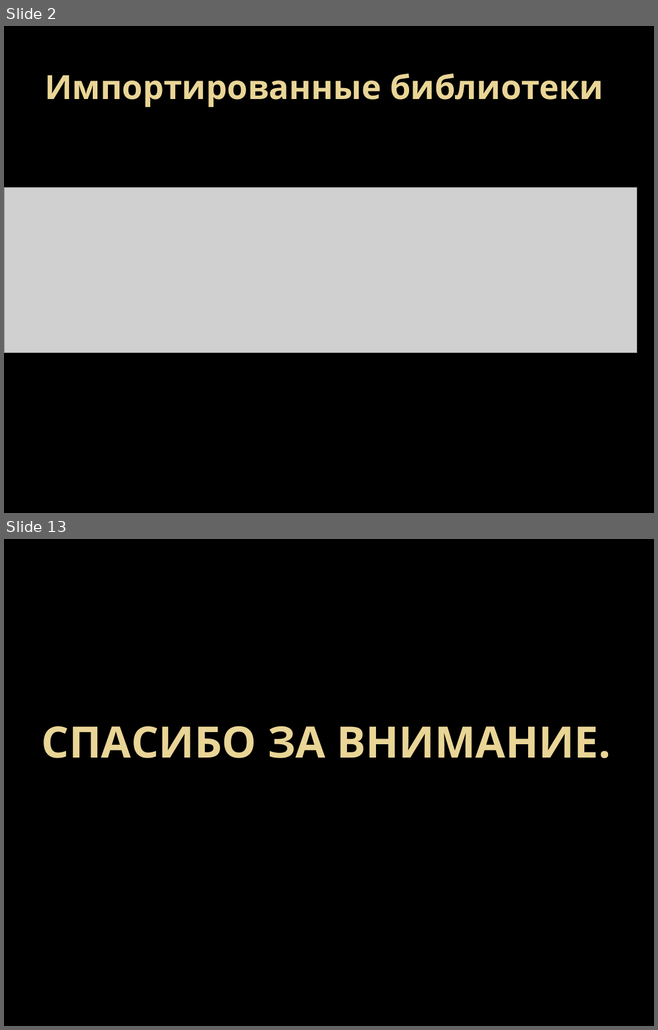
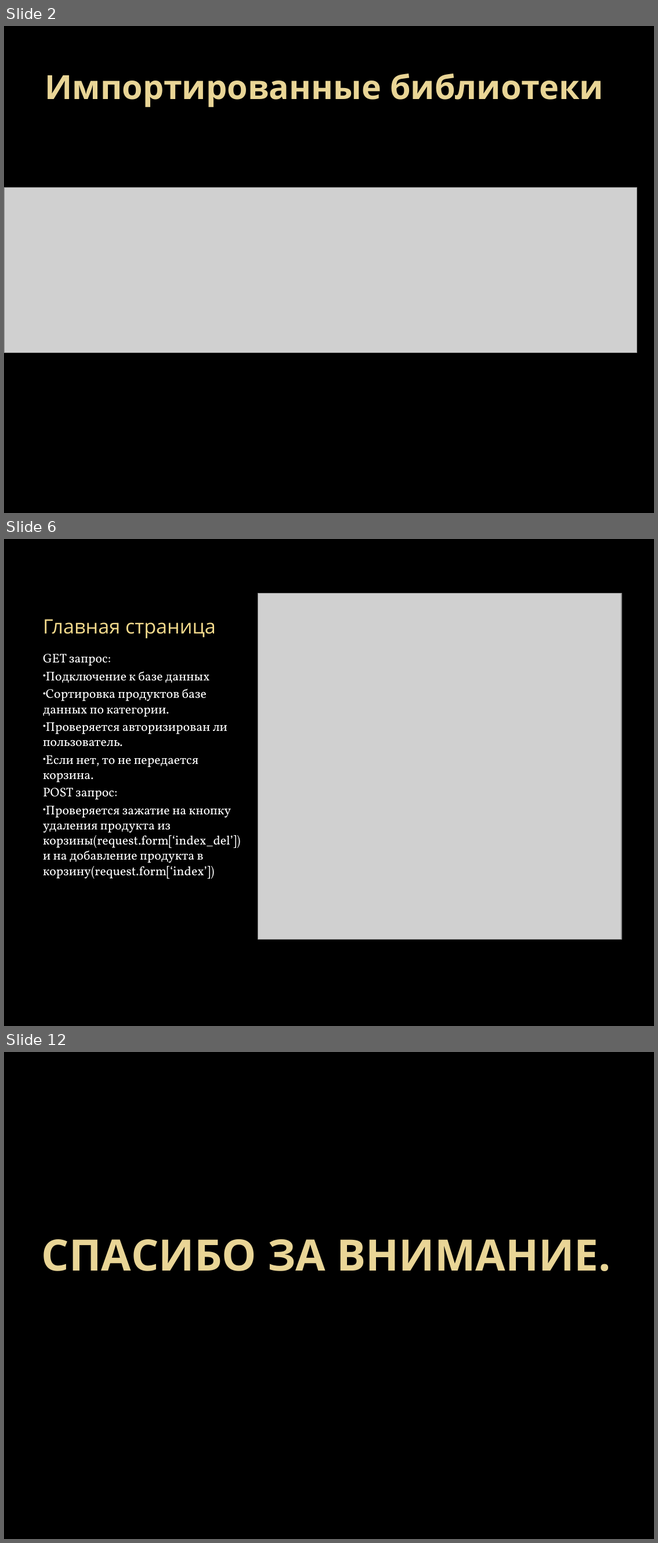
Before and after one commit to Kirill-Kuznetsov-git/online-shop, a slide deck: presentation.pptx. Shown one above the other, each under a label of ours: slides 2 and 13 before the commit, slides 2, 6 and 12 after it; the slides between them are not shown. The pictures are 658x1030 and 658x1543 pixels, drawn with LibreOffice and Linux fonts; fonts in the diff are those of the drawing; grey boxes stand for pictures; background and template pictures are left out. Boxes give left, top, right and bottom in pixels: in the first picture for what was removed or moved away, otherwise in the second. Text is boxed around its words. In the diff, an @@ line names an element or a change of style, - is before the commit and + after.

```diff
--- a/presentation.pptx
+++ b/presentation.pptx
@@ slide 6 added at [4,539,654,1026], background picture (left out) @@
@@ picture added at [258,593,621,940] @@
@@ title added at [43,619,216,639], 22 pt, text #F4DB8C @@
+Главная страница
@@ text added at [43,654,241,879], 14 pt, text #FFFFFF @@
+GET запрос:
+• Подключение к базе данных
+• Сортировка продуктов базе данных по категории.
+• Проверяется авторизирован ли пользователь.
+• Если нет, то не передается корзина.
+POST запрос:
+• Проверяется зажатие на кнопку удаления продукта из корзины(request.form[‘index_del’]) и на добавление продукта в корзину(request.form[‘index’])
@@ what was slide 13 is now slide 12 @@
```
Also in this commit, not shown: 2 slides changed, 6 other slides added, 8 slides removed.
